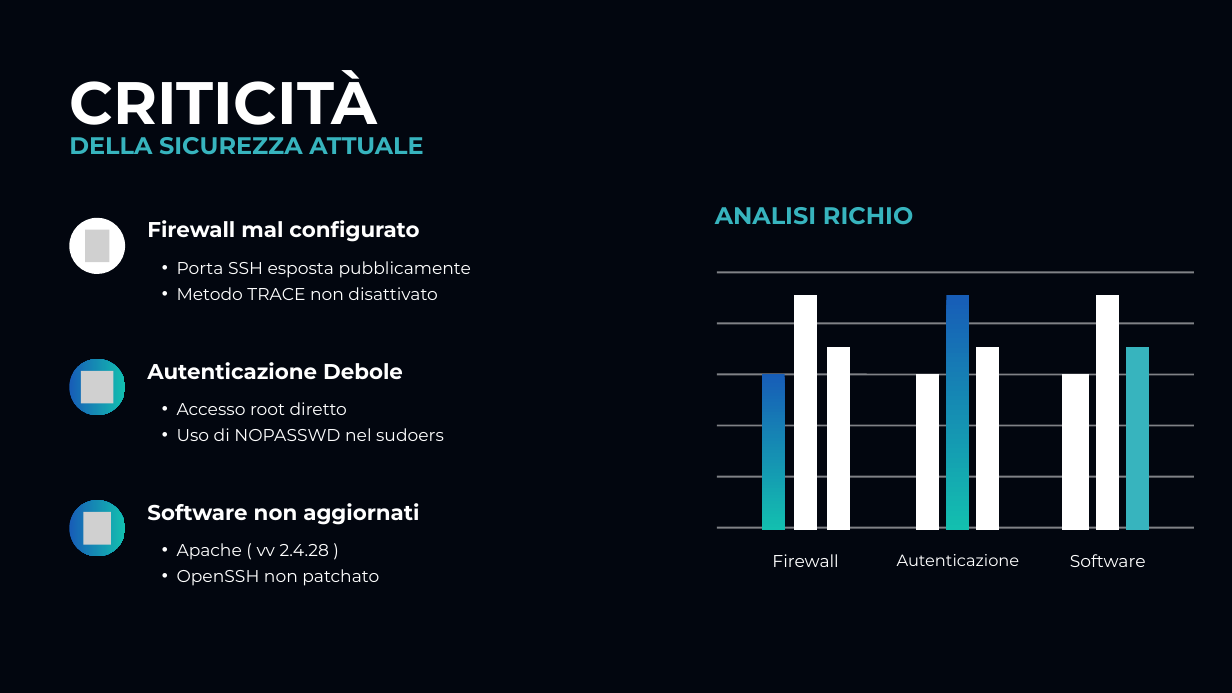
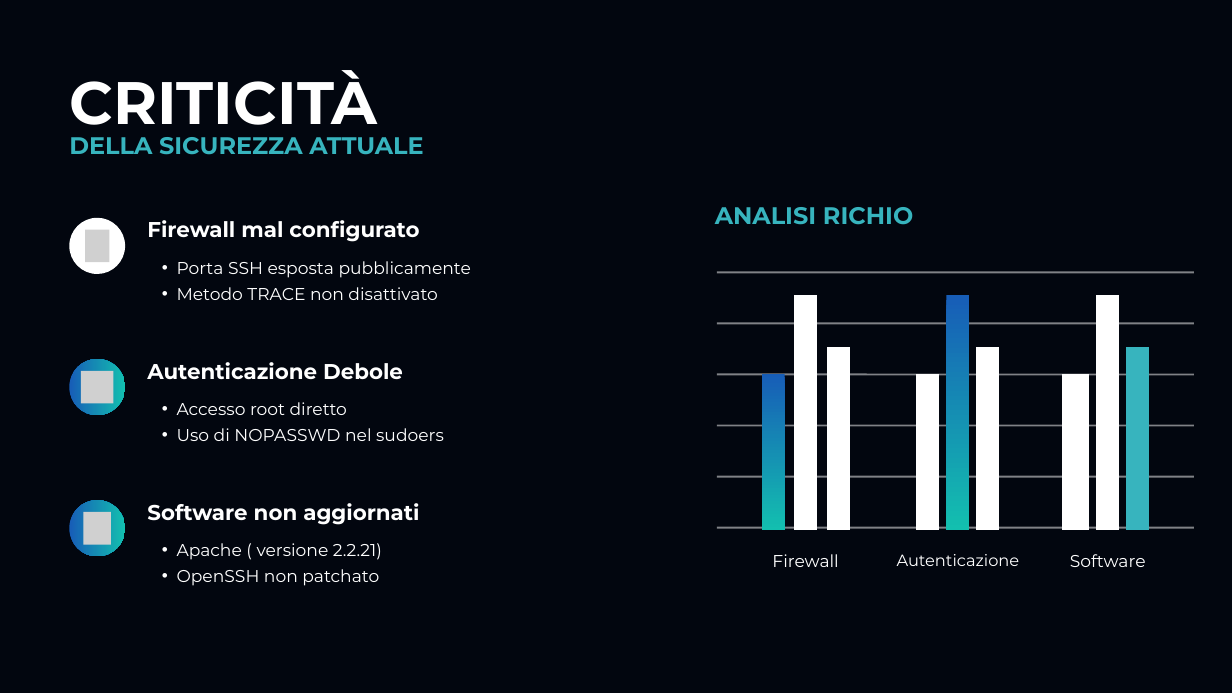
Before and after one commit to StanzaniFabio/PW-2-2, a slide deck: slide 15 of Gruppo 3/Powerpoint Project Work .pptx. Drawn at 1232x693 pixels with LibreOffice and Linux fonts; fonts in the diff are those of the drawing; grey boxes stand for pictures. Boxes give left, top, right and bottom in pixels: in the first picture for what was removed or moved away, otherwise in the second. Text is boxed around its words. In the diff, an @@ line names an element or a change of style, - is before the commit and + after.

Commit message:
Powerpoint corretto

```diff
--- a/Gruppo 3/Powerpoint Project Work .pptx
+++ b/Gruppo 3/Powerpoint Project Work .pptx
@@ text at bbox=[177, 543, 382, 560]: text changed @@
-  • Apache ( vv 2.4.28 )
+  • Apache ( versione 2.2.21)
```
